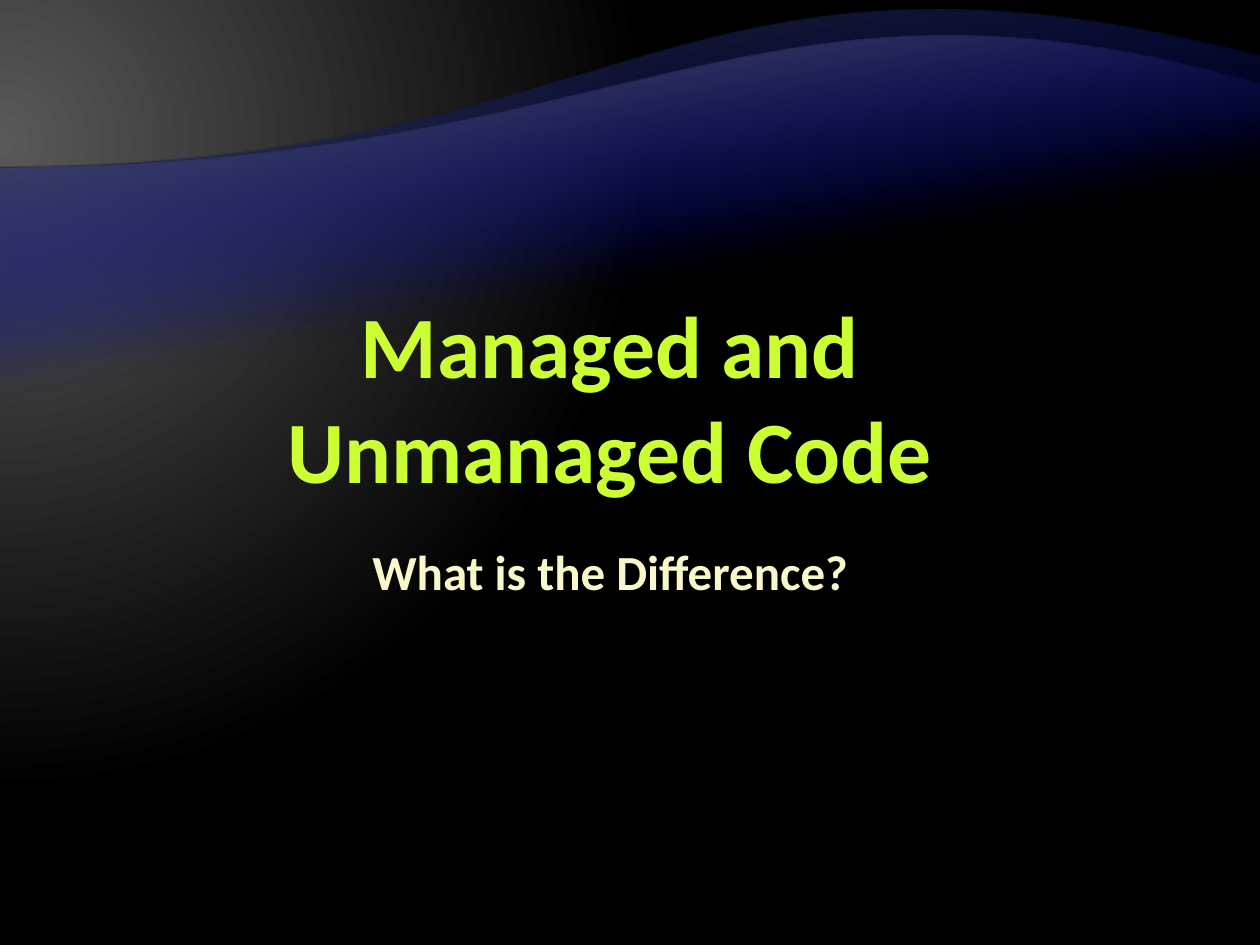
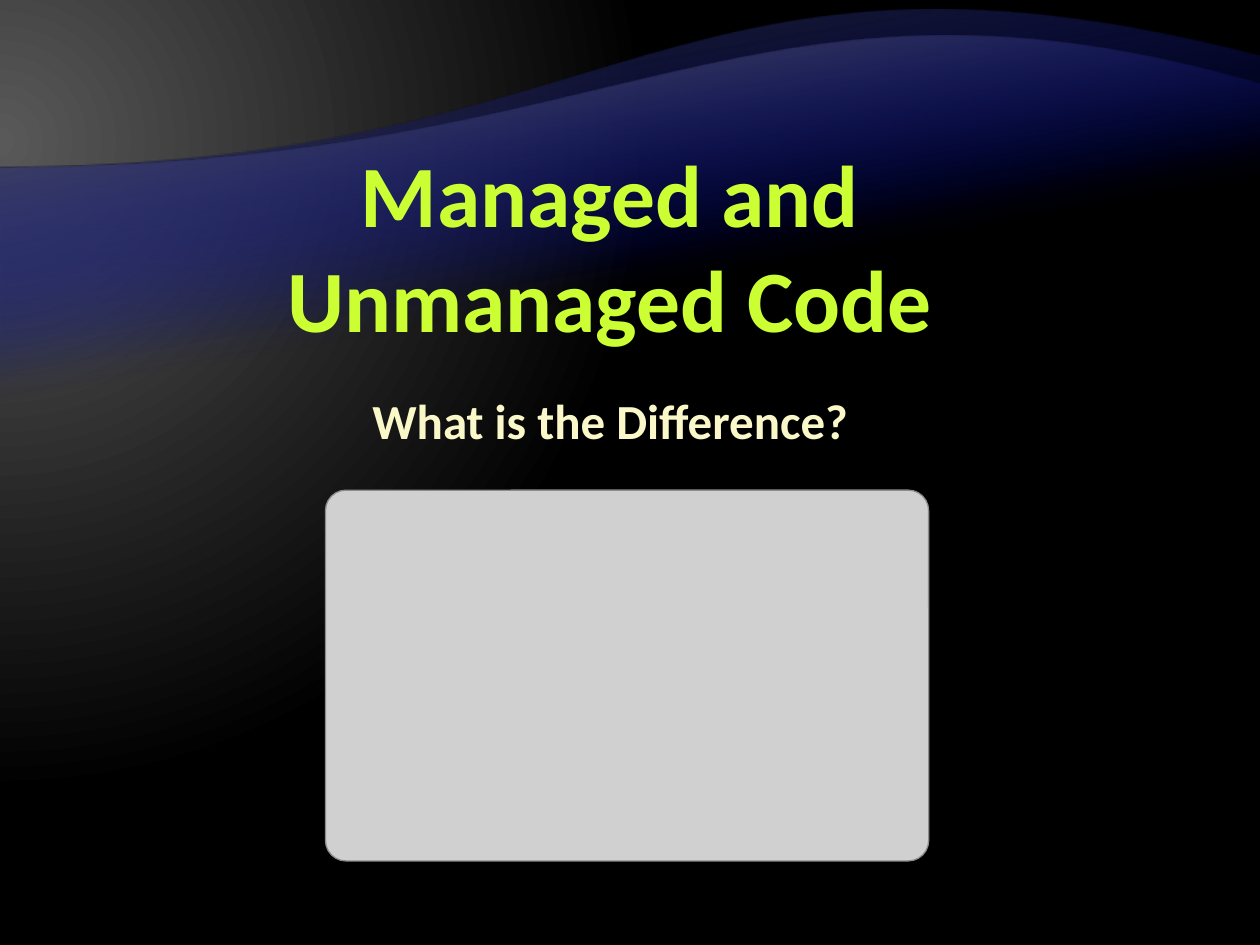
Before and after one commit to Graveheart/aspnetcourse, a slide deck: slide 21 of lectures/1. .NET Framework Overview.pptx. Drawn at 1260x945 pixels with LibreOffice and Linux fonts; fonts in the diff are those of the drawing; grey boxes stand for pictures; background and template pictures are left out. Boxes give left, top, right and bottom in pixels: in the first picture for what was removed or moved away, otherwise in the second. Text is boxed around its words. In the diff, an @@ line names an element or a change of style, - is before the commit and + after.

```diff
--- a/lectures/1. .NET Framework Overview.pptx
+++ b/lectures/1. .NET Framework Overview.pptx
@@ title "Managed and Unmanaged Code": place and size @@
-title "Managed and Unmanaged Code" at (288,316,931,498)
+title "Managed and Unmanaged Code" at (288,165,931,347)
@@ subtitle "What is the Difference?": place and size @@
-subtitle "What is the Difference?" at (372,555,848,591)
+subtitle "What is the Difference?" at (372,404,848,440)
@@ picture added at (325,490,929,861) @@
```
Also in this commit, not shown: 20 other slides changed.
